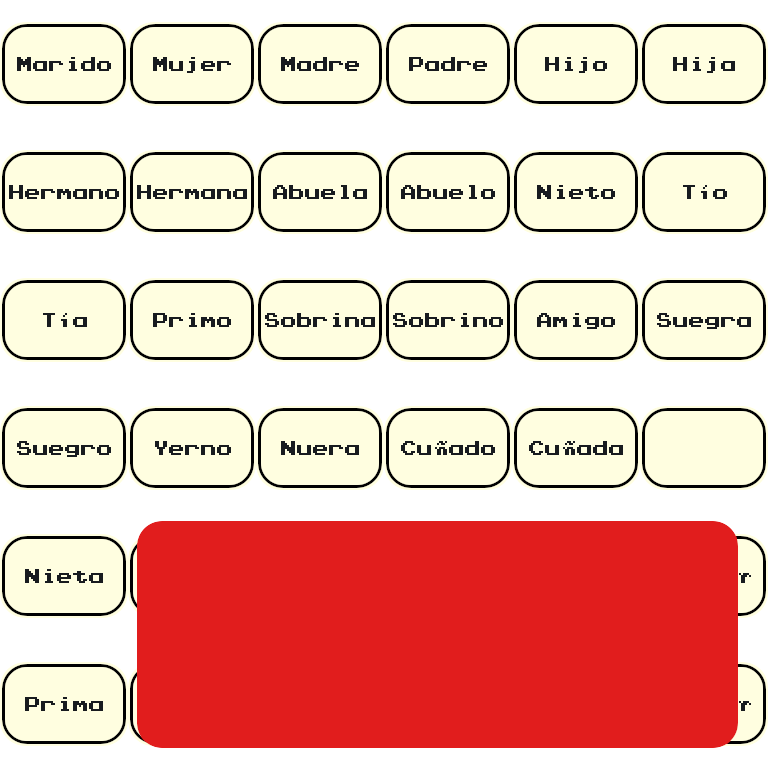
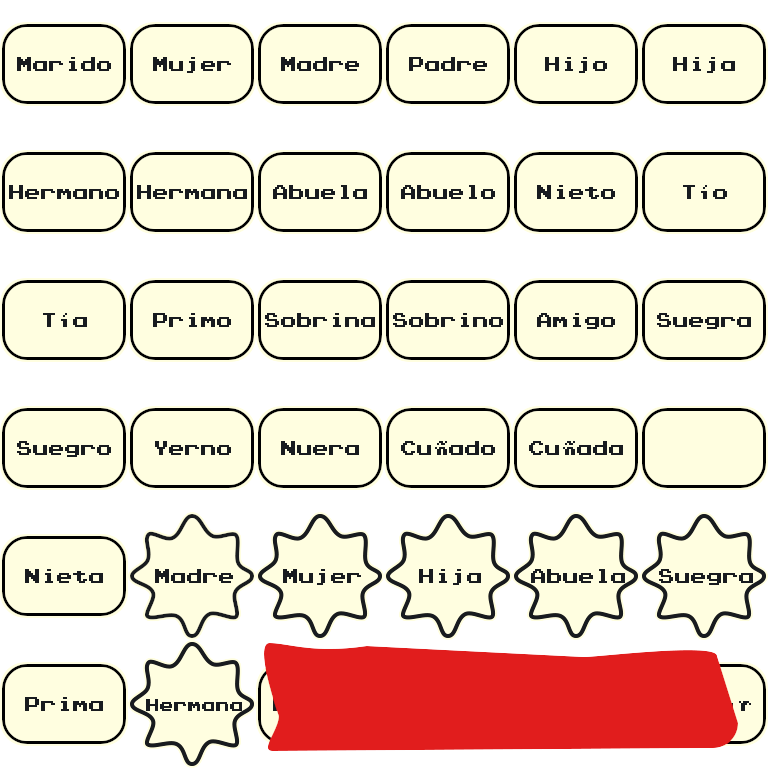
Revision of a layered 768px x 768px image; what changed, layer by layer:
painted on "NOT IN GAME" (2nd of 2, in "NOT IN GAME") over [137,521,738,751]
added group "Mother copia 37" with 5 layers above "Mother copia 35" over [128,640,256,768]
added group "Estrella" (1st of 12, in "Mother copia 37") with 3 layers in group "Mother copia 37" over [128,640,256,768]
added layer "Estrella fondo" (1st of 6, in "Mother copia 37" › "Estrella") in group "Estrella" over [128,640,256,768]
moved "Mother copia 35" above "Mother copia 29" over [640,512,768,640]
added group "Estrella" (3rd of 12, in "Mother copia 35") with 3 layers in group "Mother copia 35" over [640,512,768,640]
added layer "Estrella fondo" (2nd of 6, in "Mother copia 35" › "Estrella") in group "Estrella" over [640,512,768,640]
moved "Mother copia 29" above "Mother copia 23" over [512,512,640,640]
added group "Estrella" (5th of 12, in "Mother copia 29") with 3 layers in group "Mother copia 29" over [512,512,640,640]
added layer "Estrella fondo" (3rd of 6, in "Mother copia 29" › "Estrella") in group "Estrella" over [512,512,640,640]
moved "Mother copia 23" above "Mother copia 17" over [384,512,512,640]
added group "Estrella" (7th of 12, in "Mother copia 23") with 3 layers in group "Mother copia 23" over [384,512,512,640]
added layer "Estrella fondo" (4th of 6, in "Mother copia 23" › "Estrella") in group "Estrella" over [384,512,512,640]
moved "Mother copia 17" above "Mother copia 11" over [256,512,384,640]
added group "Estrella" (9th of 12, in "Mother copia 17") with 3 layers in group "Mother copia 17" over [256,512,384,640]
added layer "Estrella fondo" (5th of 6, in "Mother copia 17" › "Estrella") in group "Estrella" over [256,512,384,640]
added group "Estrella" (11th of 12, in "Mother copia 11") with 3 layers in group "Mother copia 11" over [128,512,256,640]
…and 32 more changes (13 added, 5 painted, 14 removed, 5 renamed)
